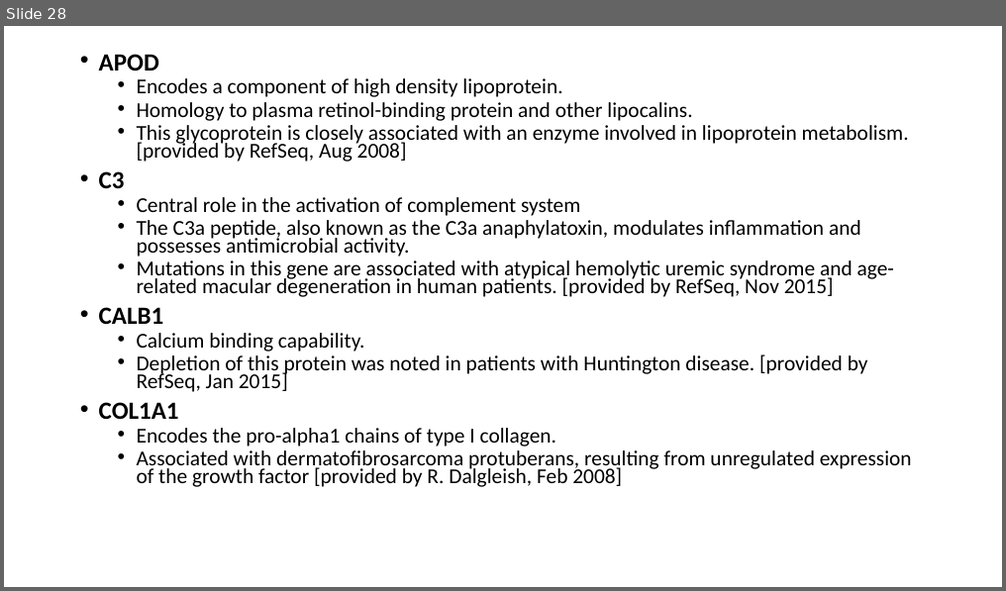
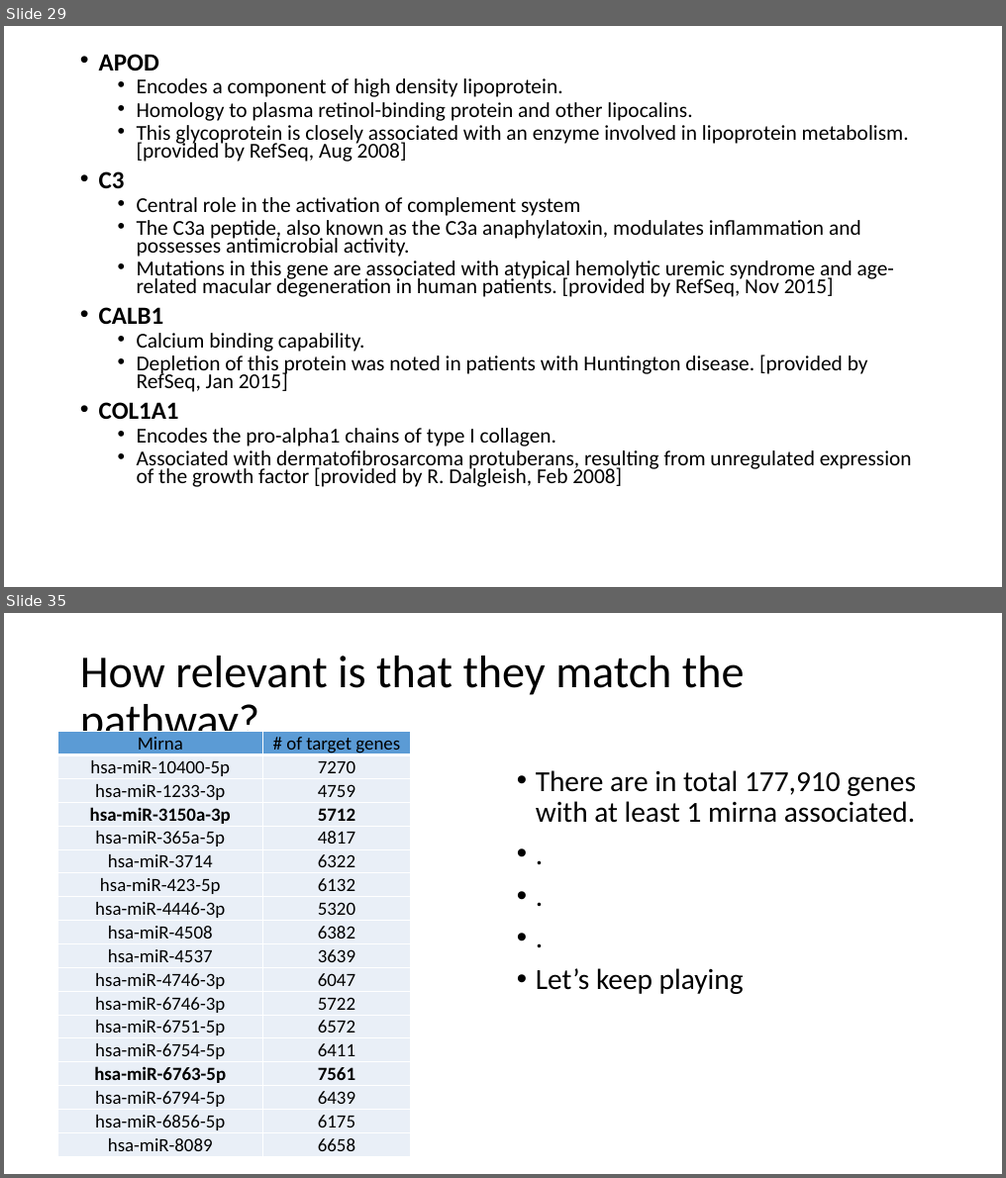
Before and after one commit to GuerreroVazquez/miRNA_small_tools, a slide deck: Presentations/Dryrun.pptx. Shown one above the other, each under a label of ours: slide 28 before the commit, slides 29 and 35 after it; the slides between them are not shown. The pictures are 1006x591 and 1006x1178 pixels, drawn with LibreOffice and Linux fonts; fonts in the diff are those of the drawing. Boxes give left, top, right and bottom in pixels: in the first picture for what was removed or moved away, otherwise in the second. Text is boxed around its words. In the diff, an @@ line names an element or a change of style, - is before the commit and + after.

```diff
--- a/Presentations/Dryrun.pptx
+++ b/Presentations/Dryrun.pptx
@@ slide 35 added at (4,613,1002,1174), background #FFFFFF @@
@@ title added at (80,656,745,748), 44 pt, text #000000 @@
+How relevant is that they match the pathway?
@@ table added at (57,731,411,1156), 18 rows, 2 columns @@
+Mirna | # of target genes
+hsa-miR-10400-5p | 7270
+hsa-miR-1233-3p | 4759
+hsa-miR-3150a-3p | 5712
+hsa-miR-365a-5p | 4817
+hsa-miR-3714 | 6322
+hsa-miR-423-5p | 6132
+hsa-miR-4446-3p | 5320
+hsa-miR-4508 | 6382
+hsa-miR-4537 | 3639
+hsa-miR-4746-3p | 6047
+hsa-miR-6746-3p | 5722
+hsa-miR-6751-5p | 6572
+hsa-miR-6754-5p | 6411
+hsa-miR-6763-5p | 7561
+hsa-miR-6794-5p | 6439
+hsa-miR-6856-5p | 6175
+hsa-miR-8089 | 6658
@@ text added at (536,770,916,994), 28 pt, text #000000 @@
+• There are in total 177,910 genes with at least 1 mirna associated.
+• .
+• .
+• .
+• Let’s keep playing
@@ what was slide 28 is now slide 29 @@
```
Also in this commit, not shown: 9 slides changed, 16 other slides added.
